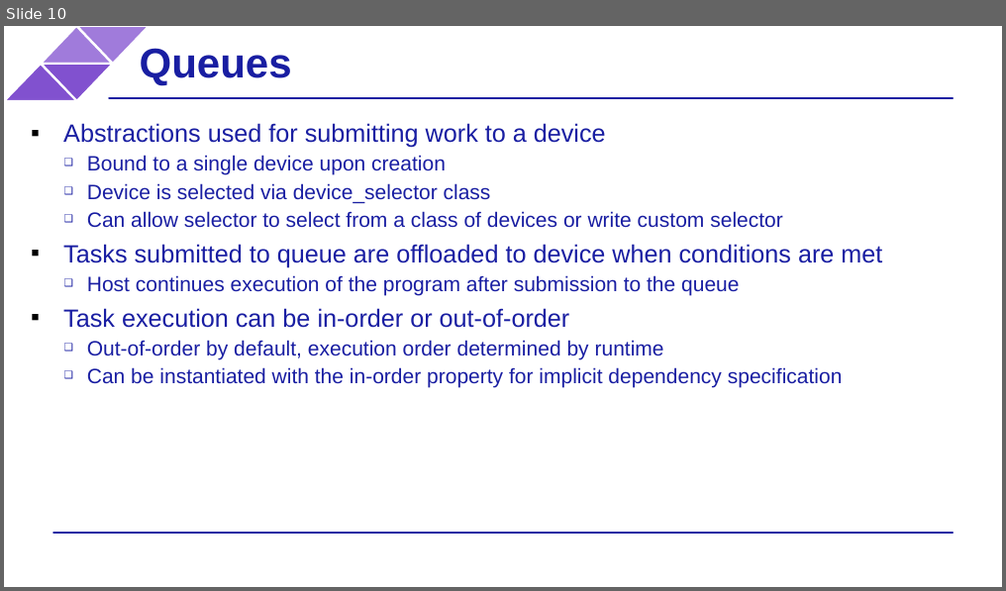
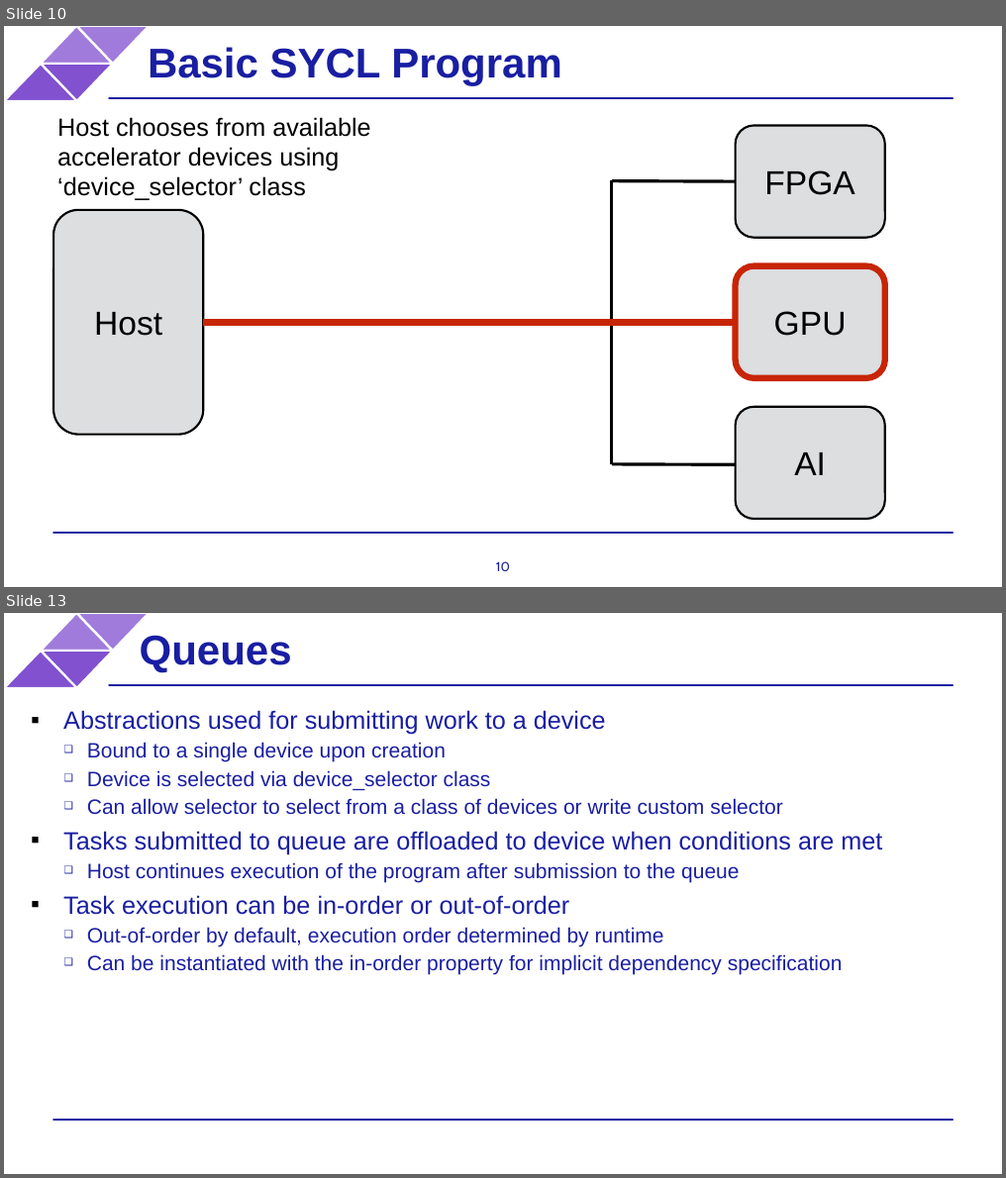
Before and after one commit to BenjaminMFindley/Reconfig-2-SYCL-DPCPP, a slide deck: Slides/SYCL intro.pptx. Shown one above the other, each under a label of ours: slide 10 before the commit, slides 10 and 13 after it; the slides between them are not shown. The pictures are 1006x591 and 1006x1178 pixels, drawn with LibreOffice and Linux fonts; fonts in the diff are those of the drawing; background and template pictures are left out. Boxes give left, top, right and bottom in pixels: in the first picture for what was removed or moved away, otherwise in the second. Text is boxed around its words. In the diff, an @@ line names an element or a change of style, - is before the commit and + after.

```diff
--- a/Slides/SYCL intro.pptx
+++ b/Slides/SYCL intro.pptx
@@ slide 10 added at (4, 26, 1002, 587), background #FFFFFF; not listed: 6 template elements that a slide beside it also shows @@
@@ title added at (148, 47, 562, 86), 40 pt, text #191EA2, bold @@
+Basic SYCL Program
@@ text added at (57, 117, 370, 200), 24 pt, text #000000 @@
+Host chooses from available
+accelerator devices using
+‘device_selector’ class
@@ rounded rectangle added at (736, 126, 885, 238), fill #DCDEE0, outline #000000 2 pt @@
@@ text added at (764, 171, 854, 195), 32 pt, text #000000 @@
+FPGA
@@ line added from (736, 181) to (612, 181), #000000 3 pt @@
@@ line added from (612, 180) to (612, 465), #000000 3 pt @@
@@ rounded rectangle added at (54, 210, 203, 435), fill #DCDEE0, outline #000000 2 pt @@
@@ rounded rectangle added at (736, 267, 885, 378), fill #DCDEE0, outline #000000 2 pt @@
@@ rounded rectangle added at (736, 267, 885, 378), outline #C82506 6 pt @@
@@ text added at (94, 312, 162, 336), 32 pt, text #000000 @@
+Host
@@ line added from (203, 322) to (736, 322), #000000 3 pt @@
@@ line added from (203, 322) to (736, 322), #C82506 6 pt @@
@@ text added at (774, 311, 846, 336), 32 pt, text #000000 @@
+GPU
@@ rounded rectangle added at (736, 407, 885, 519), fill #DCDEE0, outline #000000 2 pt @@
@@ line added from (736, 465) to (612, 465), #000000 3 pt @@
@@ text added at (794, 453, 826, 475), 32 pt, text #000000 @@
+AI
@@ page number added at (496, 562, 510, 571), 12.7 pt, text #191EA2 @@
+10
@@ what was slide 10 is now slide 13 @@
```
Also in this commit, not shown: 2 slides changed, 2 other slides added.
